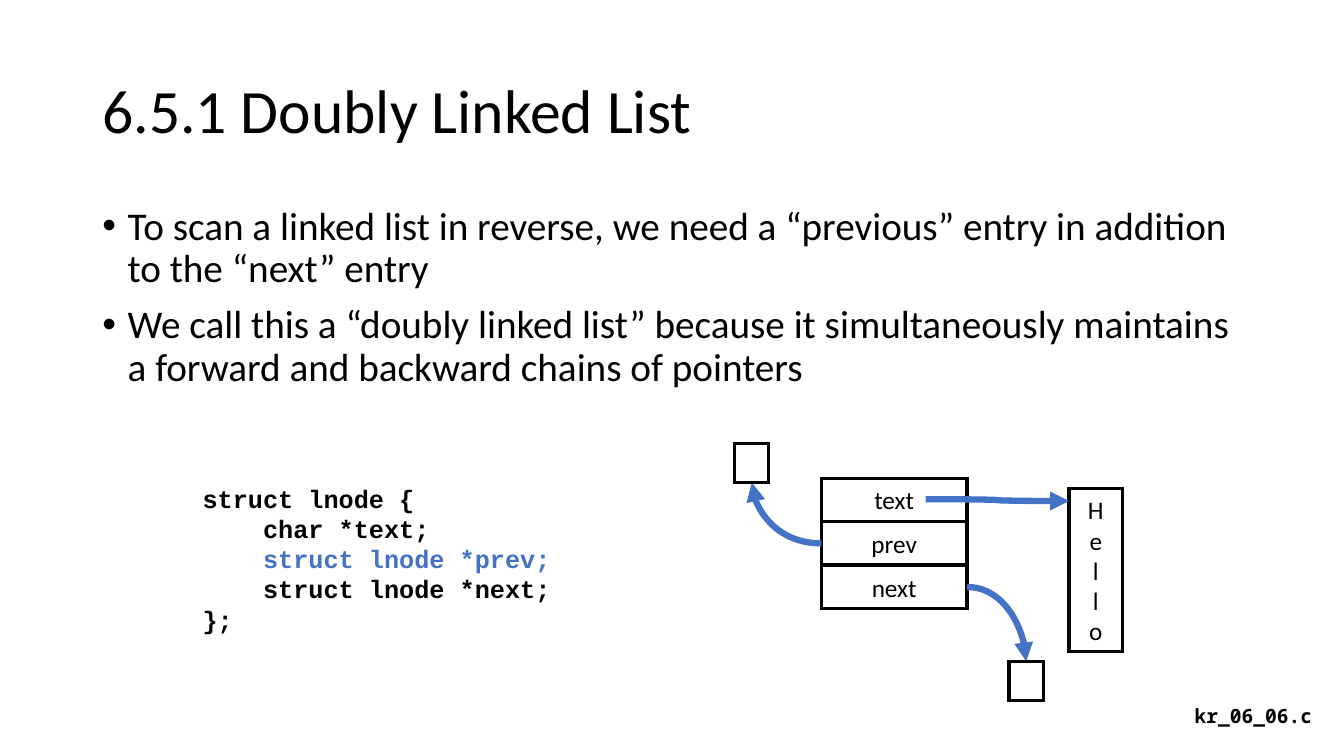
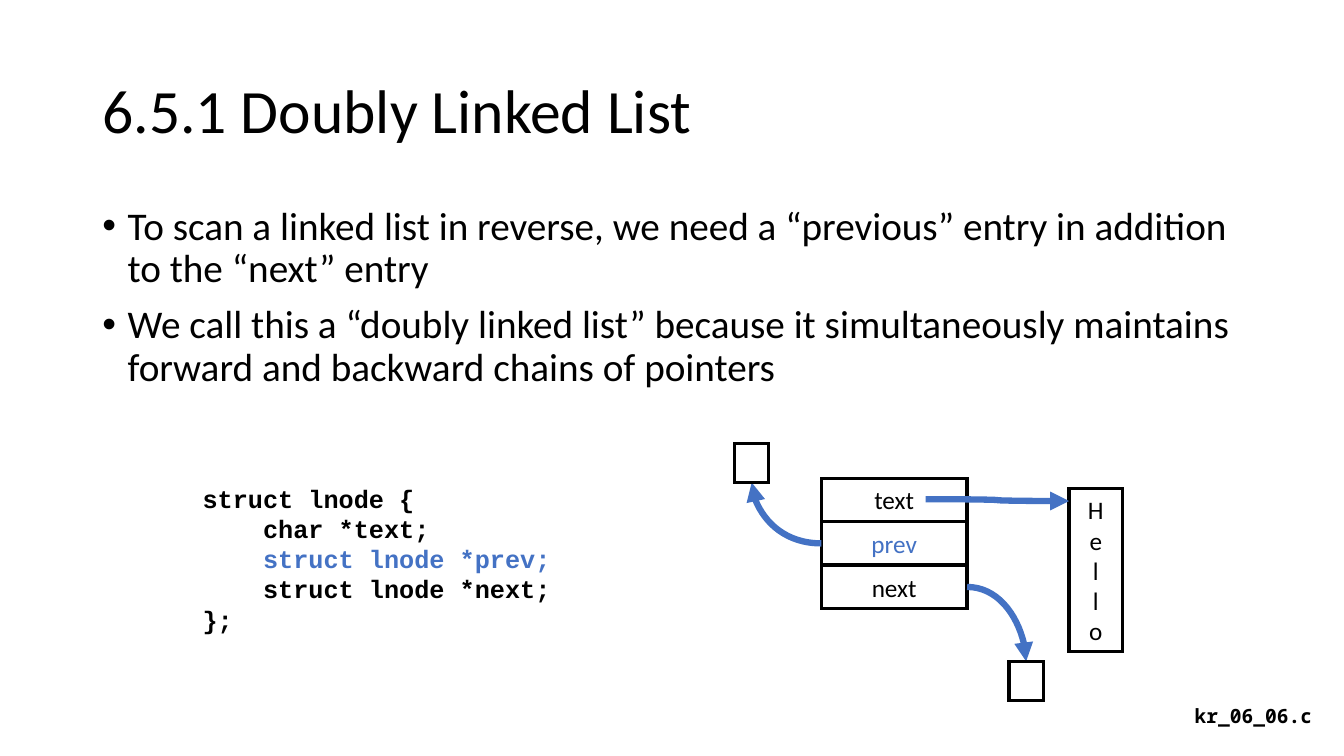
Before and after one commit to csev/cc4e, a slide deck: slide 29 of lectures/KR-6.pptx. Drawn at 1344x756 pixels with LibreOffice and Linux fonts; fonts in the diff are those of the drawing. Boxes give left, top, right and bottom in pixels: in the first picture for what was removed or moved away, otherwise in the second. Text is boxed around its words. In the diff, an @@ line names an element or a change of style, - is before the commit and + after.

```diff
--- a/lectures/KR-6.pptx
+++ b/lectures/KR-6.pptx
@@ text at (128, 310, 1229, 388): text changed @@
-• We call this a “doubly linked list” because it simultaneously maintains a forward and backward chains of pointers
+• We call this a “doubly linked list” because it simultaneously maintains forward and backward chains of pointers
@@ rectangle "prev" at (822, 522, 968, 566): text colour #000000 to #4472C4 @@
```
Also in this commit, not shown: 2 other slides changed, 1 slide added, 2 other files.
